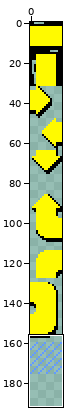
File history of a pixel-art file, assets/arrows.aseprite. The first picture is a wide view before the edit; the outline marks the close-up.
Close-up. Earlier state:
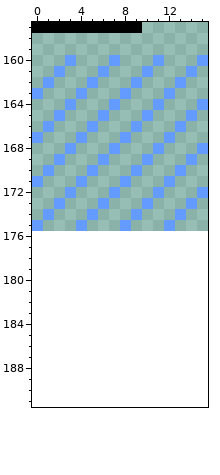
16x176 pixels, 1 frame. Shown: x 0..15, y 157..191. The old version is drawn lined up with the new one, on the new canvas.
After:
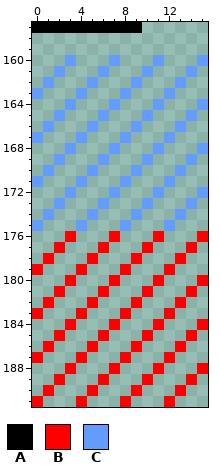
Palette (. is transparent): A #000000  B #ff0000  C #639bff
Message: Add attackable tile graphics
The exact change:
canvas 16x176 -> 16x192
y 176: x 3 . -> B; x 7 . -> B; x 11 . -> B; x 15 . -> B
y 177: x 2 . -> B; x 6 . -> B; x 10 . -> B; x 14 . -> B
y 178: x 1 . -> B; x 5 . -> B; x 9 . -> B; x 13 . -> B
y 179: x 0 . -> B; x 4 . -> B; x 8 . -> B; x 12 . -> B
y 180: x 3 . -> B; x 7 . -> B; x 11 . -> B; x 15 . -> B
y 181: x 2 . -> B; x 6 . -> B; x 10 . -> B; x 14 . -> B
y 182: x 1 . -> B; x 5 . -> B; x 9 . -> B; x 13 . -> B
y 183: x 0 . -> B; x 4 . -> B; x 8 . -> B; x 12 . -> B
y 184: x 3 . -> B; x 7 . -> B; x 11 . -> B; x 15 . -> B
y 185: x 2 . -> B; x 6 . -> B; x 10 . -> B; x 14 . -> B
y 186: x 1 . -> B; x 5 . -> B; x 9 . -> B; x 13 . -> B
y 187: x 0 . -> B; x 4 . -> B; x 8 . -> B; x 12 . -> B
y 188: x 3 . -> B; x 7 . -> B; x 11 . -> B; x 15 . -> B
y 189: x 2 . -> B; x 6 . -> B; x 10 . -> B; x 14 . -> B
y 190: x 1 . -> B; x 5 . -> B; x 9 . -> B; x 13 . -> B
y 191: x 0 . -> B; x 4 . -> B; x 8 . -> B; x 12 . -> B
